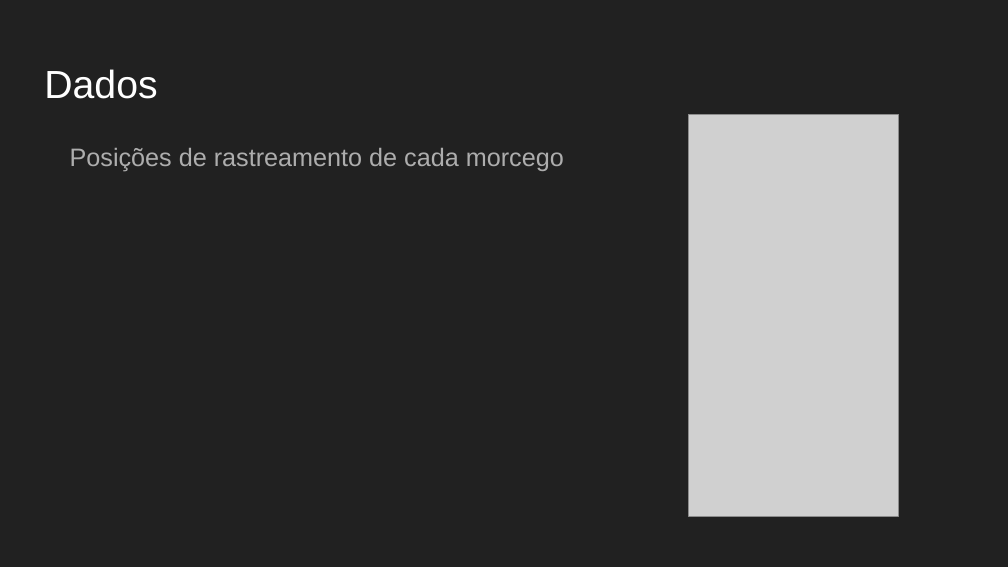
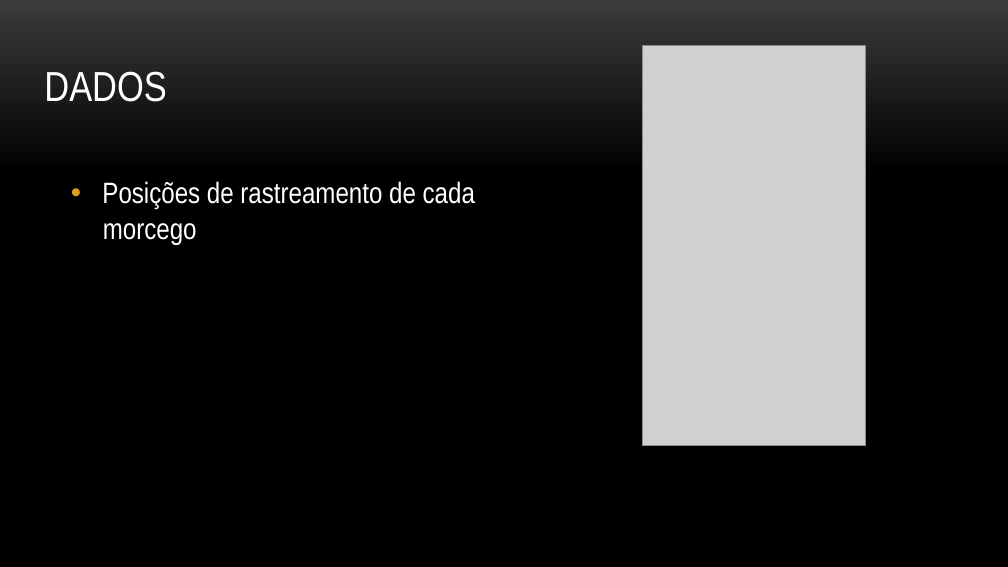
Before and after one commit to rrbarioni/BatVis-visualizacao-2017-1, a slide deck: slide 7 of files/Apresentacao_BatVis.pptx. Drawn at 1008x567 pixels with LibreOffice and Linux fonts; fonts in the diff are those of the drawing; grey boxes stand for pictures; background and template pictures are left out. Boxes give left, top, right and bottom in pixels: in the first picture for what was removed or moved away, otherwise in the second. Text is boxed around its words. In the diff, an @@ line names an element or a change of style, - is before the commit and + after.

```diff
--- a/files/Apresentacao_BatVis.pptx
+++ b/files/Apresentacao_BatVis.pptx
@@ background #212121 to picture (left out) @@
@@ picture: place and size @@
-picture at box(688, 115, 898, 516)
+picture at box(642, 45, 865, 446)
@@ title at box(44, 71, 166, 102): text changed; size 28 to 30 pt; font Arial to Arial Narrow @@
-Dados
+DADOS
@@ text at box(102, 181, 475, 244): text changed; size 18 to 21 pt; font Arial to Arial Narrow; text colour #ADADAD to #FFFFFF @@
-Posições de rastreamento de cada morcego
+• Posições de rastreamento de cada
+morcego
```
Also in this commit, not shown: 7 other slides changed, 2 slides added, 1 slide removed, 1 other file.
